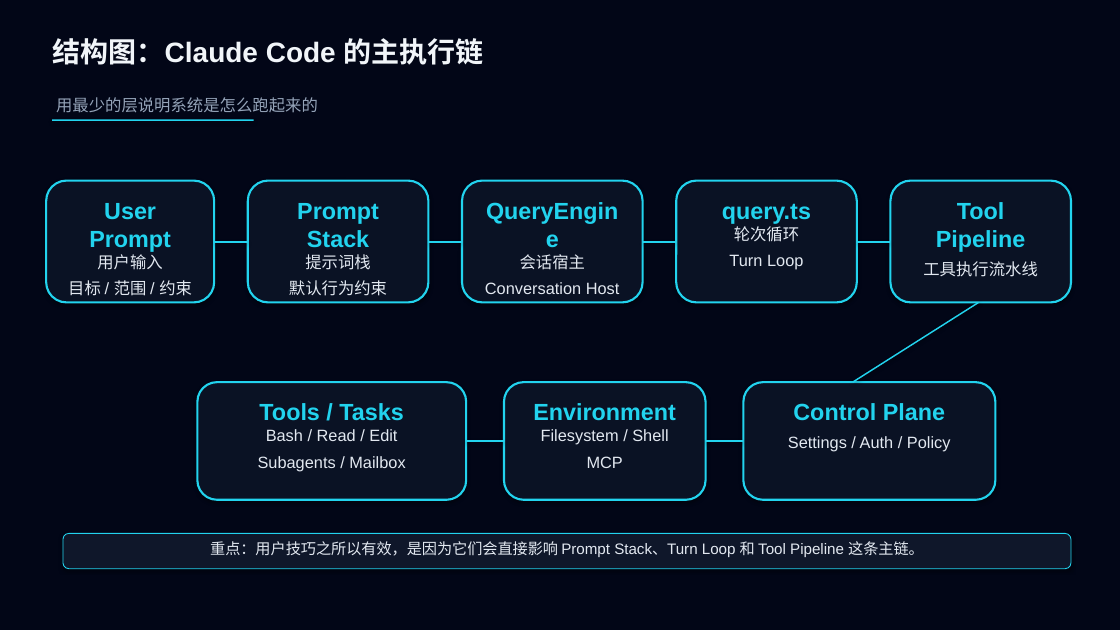
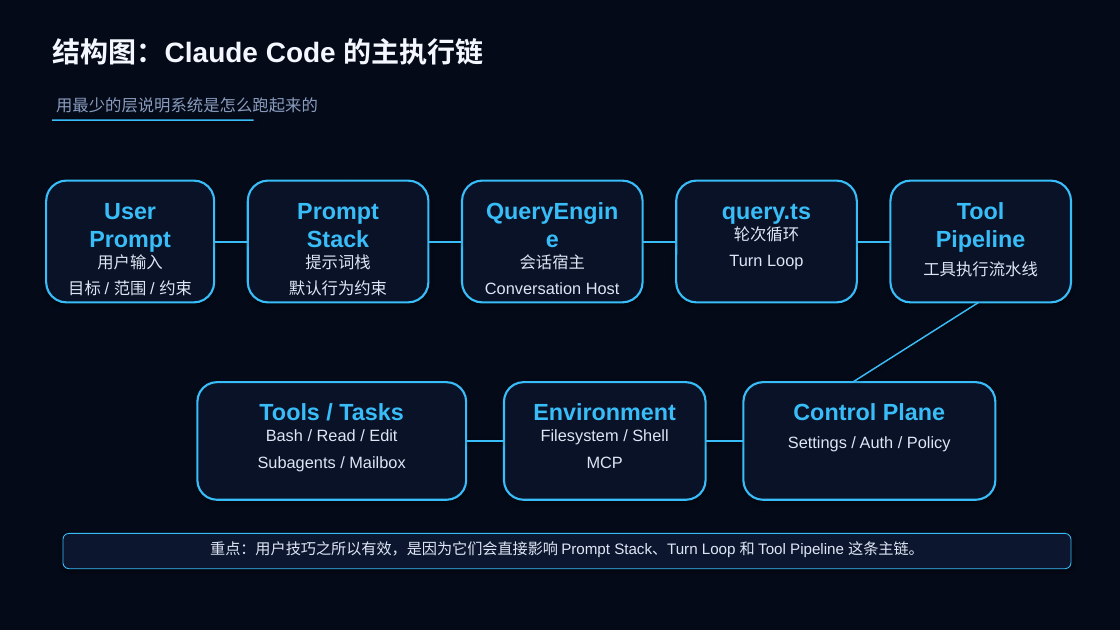
Before and after one commit to boboliu-1010/ccode, a slide deck: slide 2 of docs/zh/09-Claude Code 使用技巧与注意事项.pptx. Drawn at 1120x630 pixels with LibreOffice and Linux fonts; fonts in the diff are those of the drawing. Boxes give left, top, right and bottom in pixels: in the first picture for what was removed or moved away, otherwise in the second. Text is boxed around its words. In the diff, an @@ line names an element or a change of style, - is before the commit and + after.

Commit message:
Refine presentation color theme

```diff
--- a/docs/zh/09-Claude Code 使用技巧与注意事项.pptx
+++ b/docs/zh/09-Claude Code 使用技巧与注意事项.pptx
@@ background #020617 to #040A18 @@
@@ rectangle at (x1=52, y1=119, x2=254, y2=121): fill #22D3EE to #38BDF8 @@
@@ text "用最少的层说明系统是怎么跑起来的" at (x1=56, y1=97, x2=318, y2=113): text colour #94A3B8 to #899CBE @@
@@ rounded rectangle "User Prompt" at (x1=46, y1=181, x2=214, y2=302): text colour #22D3EE to #38BDF8 in "User Prompt"; text colour #E2E8F0 to #DDE6F4 in "用户输入 目标 / 范围 / 约束"; fill #0A1224 to #091226; outline #22D3EE 1.8 pt to #38BDF8 1.8 pt @@
@@ rounded rectangle "Prompt Stack" at (x1=248, y1=181, x2=429, y2=302): text colour #22D3EE to #38BDF8 in "Prompt Stack"; text colour #E2E8F0 to #DDE6F4 in "提示词栈 默认行为约束"; fill #0A1224 to #091226; outline #22D3EE 1.8 pt to #38BDF8 1.8 pt @@
@@ rounded rectangle "QueryEngine" at (x1=462, y1=181, x2=643, y2=302): text colour #22D3EE to #38BDF8 in "QueryEngine"; text colour #E2E8F0 to #DDE6F4 in "会话宿主 Conversation Host"; fill #0A1224 to #091226; outline #22D3EE 1.8 pt to #38BDF8 1.8 pt @@
@@ rounded rectangle "query.ts" at (x1=676, y1=181, x2=857, y2=302): text colour #22D3EE to #38BDF8 in "query.ts"; text colour #E2E8F0 to #DDE6F4 in "轮次循环 Turn Loop"; fill #0A1224 to #091226; outline #22D3EE 1.8 pt to #38BDF8 1.8 pt @@
@@ rounded rectangle "Tool Pipeline" at (x1=891, y1=181, x2=1071, y2=302): text colour #22D3EE to #38BDF8 in "Tool Pipeline"; text colour #E2E8F0 to #DDE6F4 in "工具执行流水线"; fill #0A1224 to #091226; outline #22D3EE 1.8 pt to #38BDF8 1.8 pt @@
@@ line (214, 242) - (248, 242): stroke #22D3EE 1.25 pt to #38BDF8 1.25 pt @@
@@ line (429, 242) - (462, 242): stroke #22D3EE 1.25 pt to #38BDF8 1.25 pt @@
@@ line (643, 242) - (676, 242): stroke #22D3EE 1.25 pt to #38BDF8 1.25 pt @@
@@ line (857, 242) - (891, 242): stroke #22D3EE 1.25 pt to #38BDF8 1.25 pt @@
@@ line (979, 302) - (853, 382): stroke #22D3EE 1.25 pt to #38BDF8 1.25 pt @@
@@ rounded rectangle "Tools / Tasks" at (x1=197, y1=382, x2=466, y2=500): text colour #22D3EE to #38BDF8 in "Tools / Tasks"; text colour #E2E8F0 to #DDE6F4 in "Bash / Read / Edit Subagents / ..."; fill #0A1224 to #091226; outline #22D3EE 1.8 pt to #38BDF8 1.8 pt @@
@@ rounded rectangle "Environment" at (x1=504, y1=382, x2=706, y2=500): text colour #22D3EE to #38BDF8 in "Environment"; text colour #E2E8F0 to #DDE6F4 in "Filesystem / Shell MCP"; fill #0A1224 to #091226; outline #22D3EE 1.8 pt to #38BDF8 1.8 pt @@
@@ rounded rectangle "Control Plane" at (x1=744, y1=382, x2=996, y2=500): text colour #22D3EE to #38BDF8 in "Control Plane"; text colour #E2E8F0 to #DDE6F4 in "Settings / Auth / Policy"; fill #0A1224 to #091226; outline #22D3EE 1.8 pt to #38BDF8 1.8 pt @@
@@ line (466, 441) - (504, 441): stroke #22D3EE 1.25 pt to #38BDF8 1.25 pt @@
@@ line (706, 441) - (744, 441): stroke #22D3EE 1.25 pt to #38BDF8 1.25 pt @@
@@ rounded rectangle "重点：用户技巧之所以有效，是因为它们会直接影响 Prompt Stack、Turn Loop 和 ..." at (x1=63, y1=534, x2=1071, y2=569): text colour #E2E8F0 to #DDE6F4; fill #0F172A to #0C162E; outline #22D3EE 0.75 pt to #38BDF8 0.75 pt @@
```
Also in this commit, not shown: 14 other slides changed, 1 other file.
